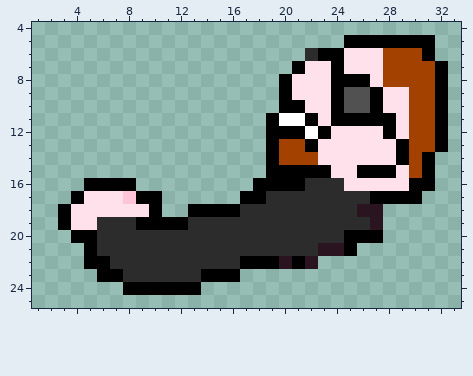
One commit to this pixel-art sprite: sprites/crack_addict/spr_cutscene_32_susie_sleeping_0.png. The first picture shows the starting point.
The file is 40x27 pixels. Shown: x 1..33, y 4..25.
The same view after the edit:
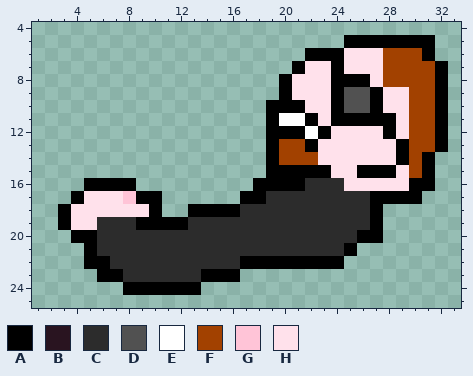
Palette (. is transparent): A #000000  B #291420  C #2c2c2c  D #515151  E #ffffff  F #a24100  G #ffc4d7  H #ffe1eb
The edit:
{"y":6,"x":22,"old":"C","new":"A"}
{"y":10,"x":19,"old":".","new":"A"}
{"y":18,"x":26,"old":"BB","new":"CA"}
{"y":19,"x":27,"old":"B","new":"A"}
{"y":20,"x":25,"old":"A","new":"C"}
{"y":21,"x":23,"old":"BB","new":"CC"}
{"y":22,"x":20,"old":"B","new":"A"}
{"y":22,"x":22,"old":"B..","new":"AAA"}
{"label":"changed","picture_box":[305,48,318,61]}
{"label":"added","picture_box":[266,100,279,113]}
{"label":"changed","picture_box":[279,204,383,269]}
